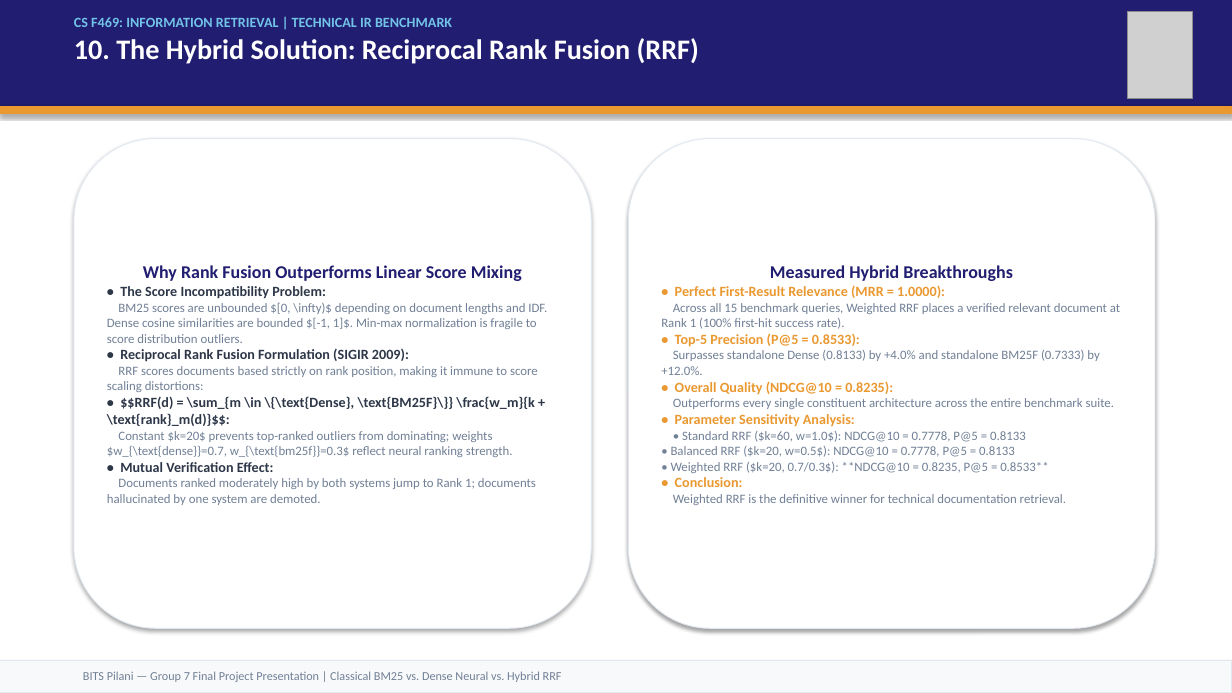
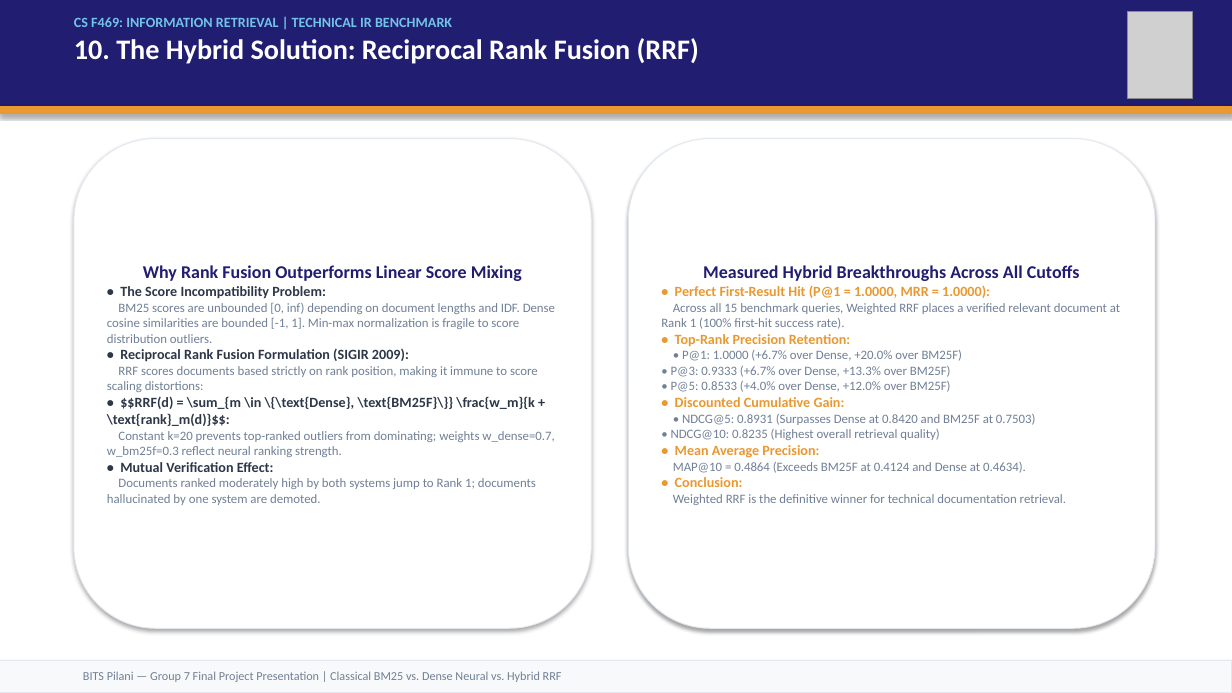
Before and after one commit to vishrutbhushan/ir-benchmark, a slide deck: slide 11 of presentation/IR_Benchmark_Presentation.pptx. Drawn at 1232x693 pixels with LibreOffice and Linux fonts; fonts in the diff are those of the drawing; grey boxes stand for pictures. Boxes give left, top, right and bottom in pixels: in the first picture for what was removed or moved away, otherwise in the second. Text is boxed around its words. In the diff, an @@ line names an element or a change of style, - is before the commit and + after.

```diff
--- a/presentation/IR_Benchmark_Presentation.pptx
+++ b/presentation/IR_Benchmark_Presentation.pptx
@@ text in rounded rectangle at [675, 265, 1080, 298]: text changed @@
-Measured Hybrid Breakthroughs
-• Perfect First-Result Relevance (MRR = 1.0000):
+Measured Hybrid Breakthroughs Across All Cutoffs
+• Perfect First-Result Hit (P@1 = 1.0000, MRR = 1.0000):
@@ text in rounded rectangle at [107, 302, 555, 343]: text changed @@
-BM25 scores are unbounded $[0, \infty)$ depending on document lengths and IDF. Dense cosine similarities are bounded $[-1, 1]$. Min-max normalization is fragile to score distribution outliers.
+BM25 scores are unbounded [0, inf) depending on document lengths and IDF. Dense cosine similarities are bounded [-1, 1]. Min-max normalization is fragile to score distribution outliers.
@@ text in rounded rectangle at [671, 334, 1036, 473]: text changed @@
-• Top-5 Precision (P@5 = 0.8533):
-Surpasses standalone Dense (0.8133) by +4.0% and standalone BM25F (0.7333) by +12.0%.
-• Overall Quality (NDCG@10 = 0.8235):
-Outperforms every single constituent architecture across the entire benchmark suite.
-• Parameter Sensitivity Analysis:
-• Standard RRF ($k=60, w=1.0$): NDCG@10 = 0.7778, P@5 = 0.8133
-• Balanced RRF ($k=20, w=0.5$): NDCG@10 = 0.7778, P@5 = 0.8133
-• Weighted RRF ($k=20, 0.7/0.3$): **NDCG@10 = 0.8235, P@5 = 0.8533**
+• Top-Rank Precision Retention:
+• P@1: 1.0000 (+6.7% over Dense, +20.0% over BM25F)
+• P@3: 0.9333 (+6.7% over Dense, +13.3% over BM25F)
+• P@5: 0.8533 (+4.0% over Dense, +12.0% over BM25F)
+• Discounted Cumulative Gain:
+• NDCG@5: 0.8931 (Surpasses Dense at 0.8420 and BM25F at 0.7503)
+• NDCG@10: 0.8235 (Highest overall retrieval quality)
+• Mean Average Precision:
+MAP@10 = 0.4864 (Exceeds BM25F at 0.4124 and Dense at 0.4634).
@@ text in rounded rectangle at [107, 431, 554, 457]: text changed @@
-Constant $k=20$ prevents top-ranked outliers from dominating; weights $w_{\text{dense}}=0.7, w_{\text{bm25f}}=0.3$ reflect neural ranking strength.
+Constant k=20 prevents top-ranked outliers from dominating; weights w_dense=0.7, w_bm25f=0.3 reflect neural ranking strength.
```
Also in this commit, not shown: 9 other slides changed, 6 other files.
